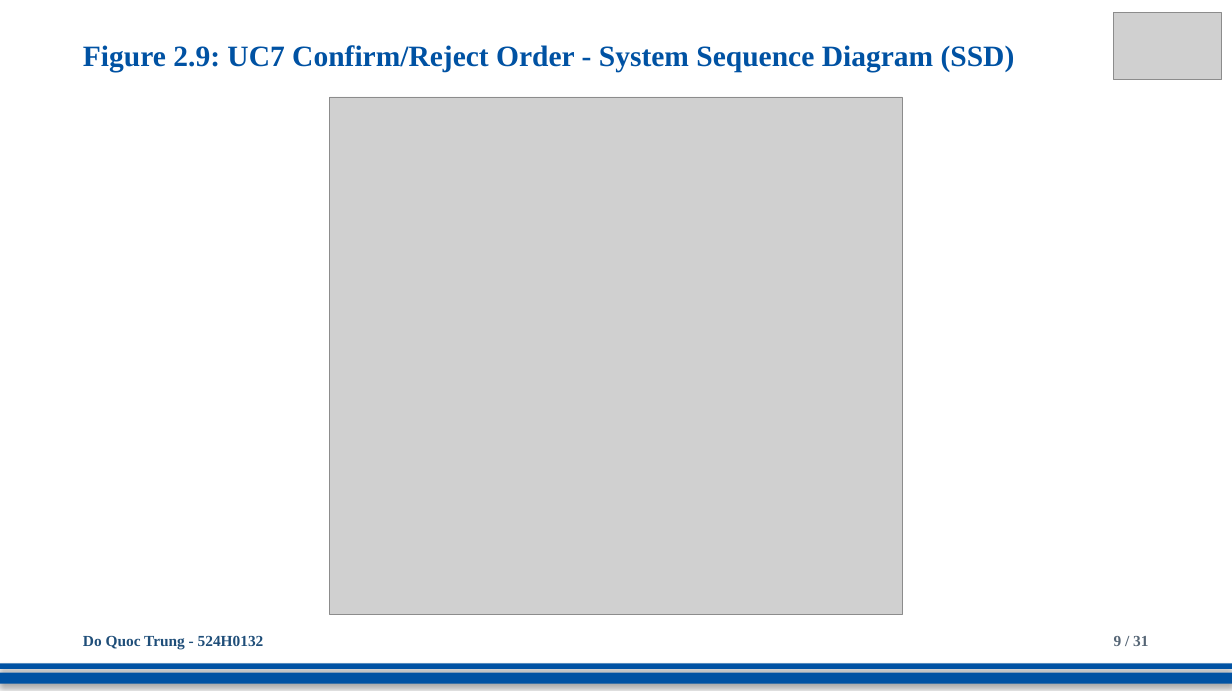
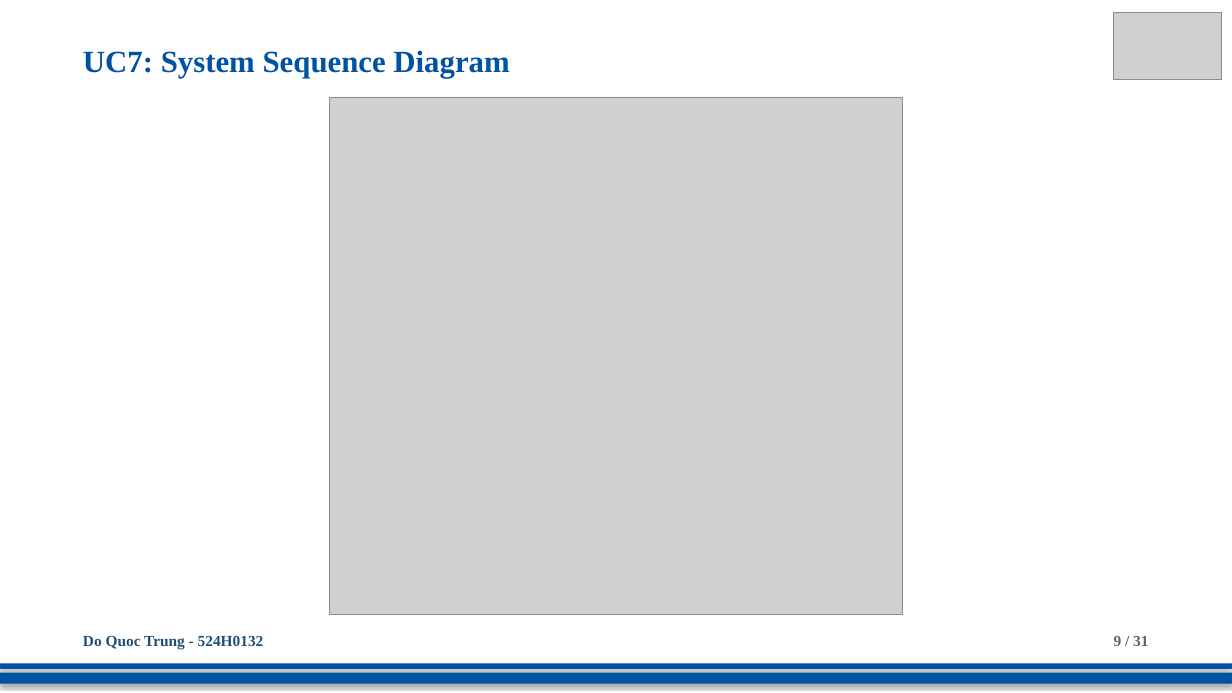
Before and after one commit to DoQuocTrung06/SaigonBite-RAD-TeamF10, a slide deck: slide 9 of Part_2/TeamF10_Presentation_for_SaigonBite.pptx. Drawn at 1232x693 pixels with LibreOffice and Linux fonts; fonts in the diff are those of the drawing; grey boxes stand for pictures. Boxes give left, top, right and bottom in pixels: in the first picture for what was removed or moved away, otherwise in the second. Text is boxed around its words. In the diff, an @@ line names an element or a change of style, - is before the commit and + after.

```diff
--- a/Part_2/TeamF10_Presentation_for_SaigonBite.pptx
+++ b/Part_2/TeamF10_Presentation_for_SaigonBite.pptx
@@ text at (83, 50, 509, 78): text changed; size 23 to 24 pt @@
-Figure 2.9: UC7 Confirm/Reject Order - System Sequence Diagram (SSD)
+UC7: System Sequence Diagram
```
Also in this commit, not shown: 29 other slides changed.
